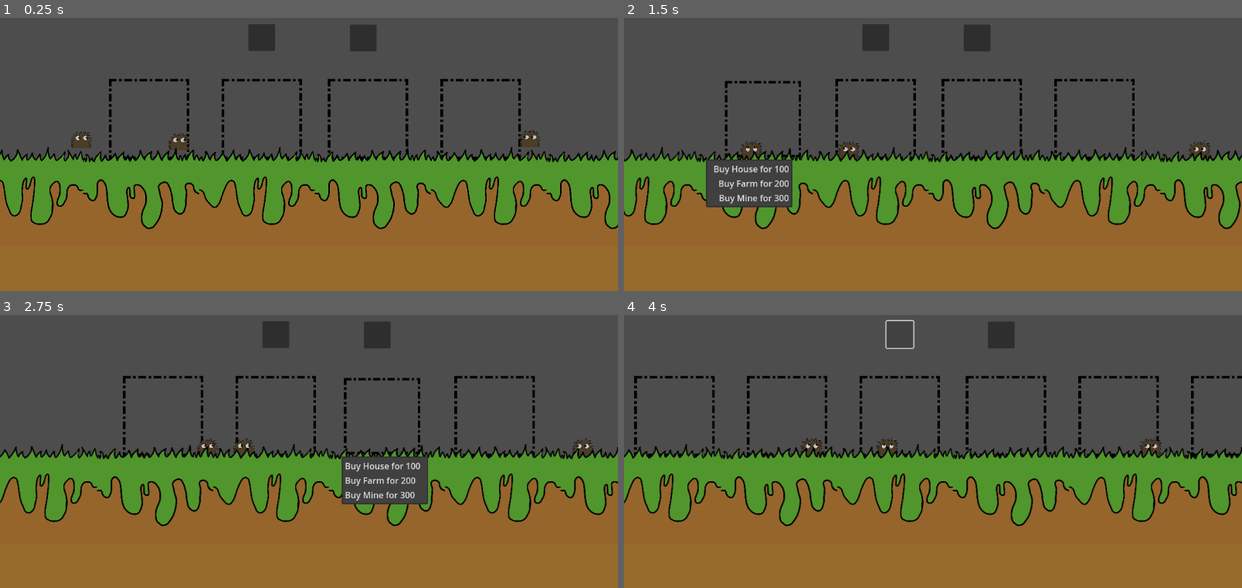
Above: before the commit, frames 1-4 (two rows, left to right).
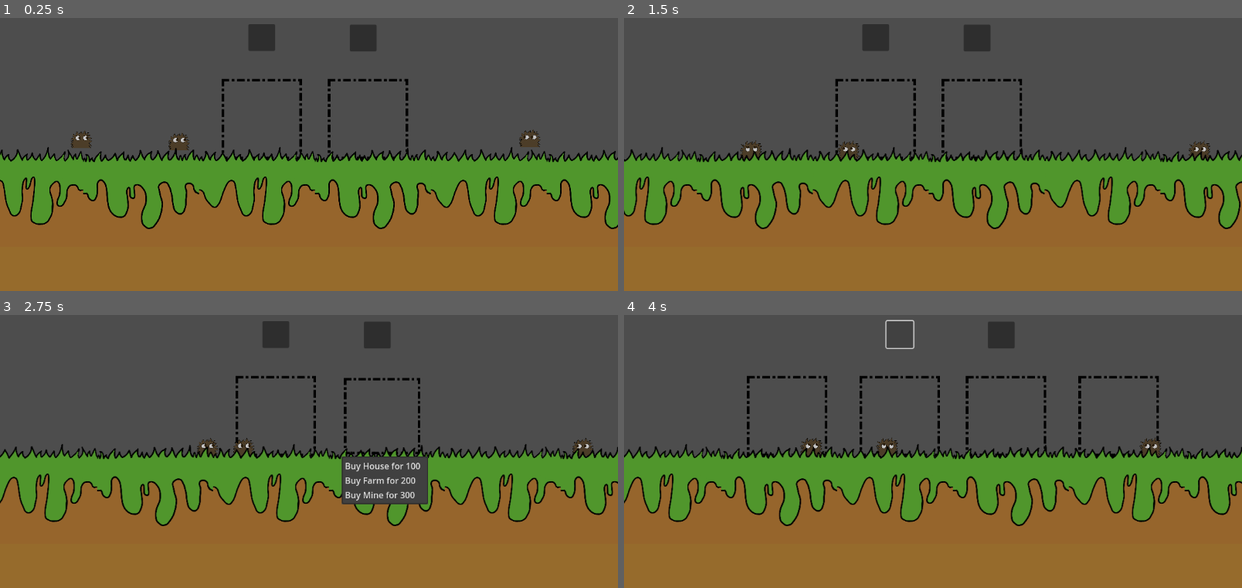
Above: after the commit, the same moments.

Repository: AncientEntity/LD56
Game: Godot game, scene res://Scenes/game_scene.tscn
Same seed, same stepped clock (60 frames per second), same inputs: the game is played once before the commit and once after it.
Inputs (mouse positions are in pixels of both pictures, inside the frame that each line leads up to):
- Up to frame 1 (0.25 s): no input
- Up to frame 2 (1.5 s): click (1106, 119) at 0.52 s; click (753, 119) at 1.27 s
- Up to frame 3 (2.75 s): click (383, 416) at 2 s
- Up to frame 4 (4 s): click (1000, 334) at 2.75 s; click (902, 334) at 3.5 s

The runs differ from the first frame. In frame 1, 0.5% of the frame differs, in the area x 17-85%, y 22-52%; in frame 2, 3.0%, in the area x 13-83%, y 22-70%; in frame 3, 0.5%; in frame 4, 0.4%.

Commit message:
Shop grid value change

Diff:
--- a/Scenes/shop_grid.tscn
+++ b/Scenes/shop_grid.tscn
@@ -25,9 +25,6 @@
 [node name="tile_shop" parent="GridRight" instance=ExtResource("2_ca2bs")]
 layout_mode = 2
 
-[node name="tile_shop2" parent="GridRight" instance=ExtResource("2_ca2bs")]
-layout_mode = 2
-
 [node name="GridLeft" type="GridContainer" parent="."]
 custom_minimum_size = Vector2(100, 100)
 layout_direction = 3
@@ -40,9 +37,6 @@
 columns = 1024
 
 [node name="tile_shop2" parent="GridLeft" instance=ExtResource("2_ca2bs")]
-layout_mode = 2
-
-[node name="tile_shop3" parent="GridLeft" instance=ExtResource("2_ca2bs")]
 layout_mode = 2
 
 [node name="RightButton" type="Button" parent="."]
--- a/Scripts/gameManager.gd
+++ b/Scripts/gameManager.gd
@@ -1,7 +1,7 @@
 extends Node2D
 
-var max_left = 5
-var max_right = 5
+var max_left = 2
+var max_right = 2
 
 func _ready() -> void:
 	pass
Not shown, added: Assets/candleAssets/candle.png.import
Not shown, added: Assets/candleAssets/flame1.png.import
Not shown, added: Assets/candleAssets/flame2.png.import
Not shown, added: Assets/candleAssets/flame3.png.import
Not shown, added: Assets/candleAssets/flame4.png.import
Not shown, added: Assets/candleAssets/flame5.png.import
Not shown, added: Assets/groundTiles/big_rock.png.import
